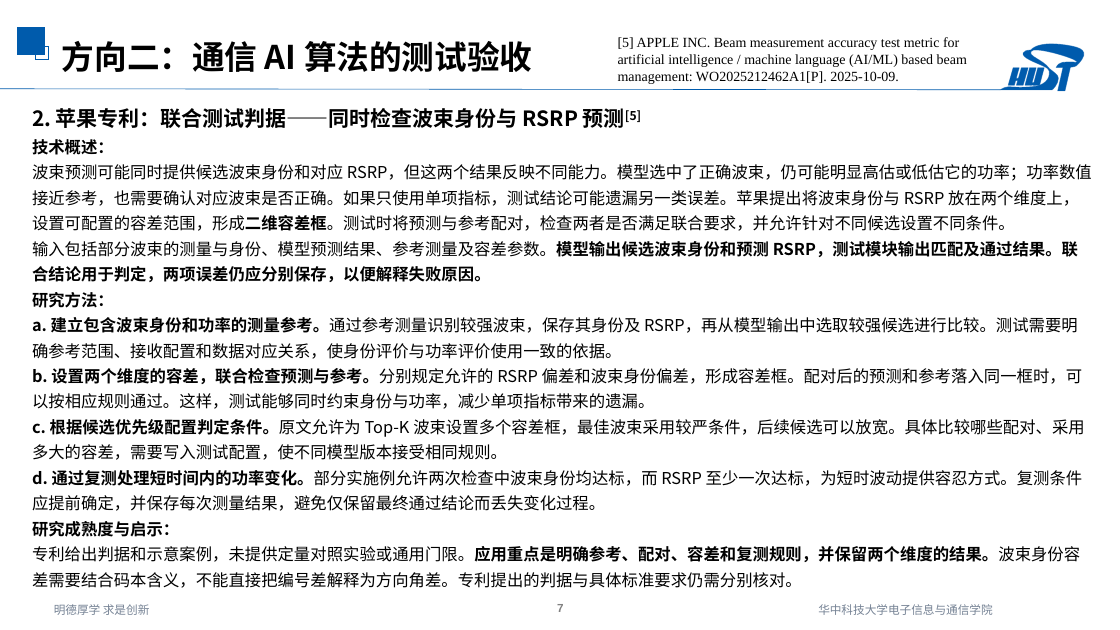
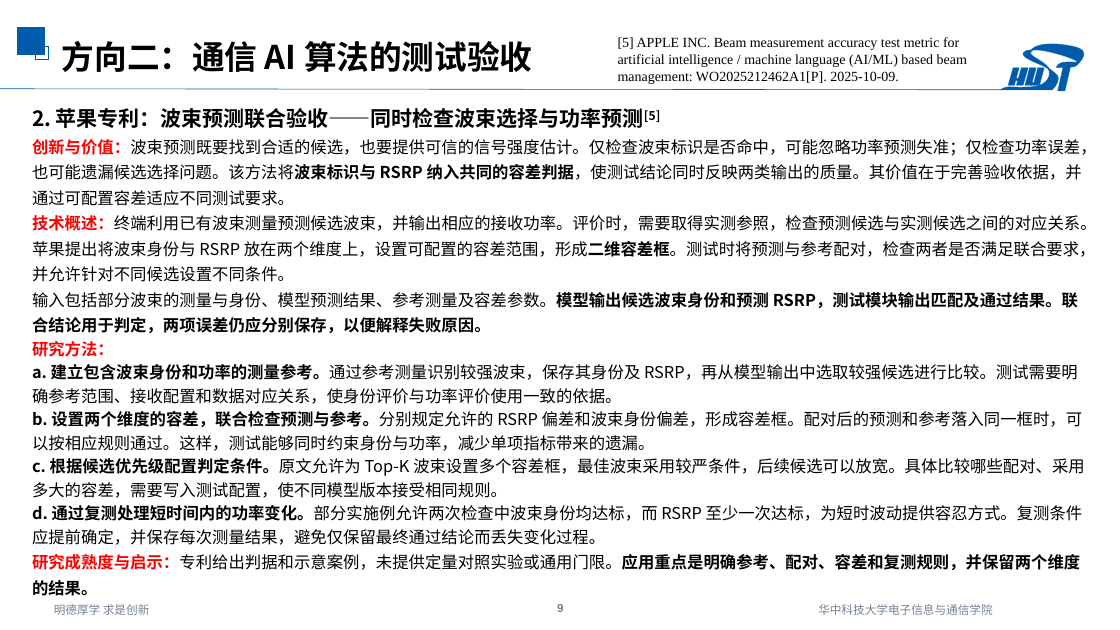
Before and after one commit to strings-pixel/self, a slide deck: slide 9 of 2026.10.10AI与通信融合研究进展调研三.pptx (slide 7 before the commit). Drawn at 1120x630 pixels with LibreOffice and Linux fonts; fonts in the diff are those of the drawing. Boxes give left, top, right and bottom in pixels: in the first picture for what was removed or moved away, otherwise in the second. Text is boxed around its words. In the diff, an @@ line names an element or a change of style, - is before the commit and + after.

```diff
--- a/2026.10.10AI与通信融合研究进展调研三.pptx
+++ b/2026.10.10AI与通信融合研究进展调研三.pptx
@@ text at <box>32,108,1097,282</box>: text changed @@
-2. 苹果专利：联合测试判据——同时检查波束身份与 RSRP 预测[5]
-技术概述：
-波束预测可能同时提供候选波束身份和对应 RSRP，但这两个结果反映不同能力。模型选中了正确波束，仍可能明显高估或低估它的功率；功率数值接近参考，也需要确认对应波束是否正确。如果只使用单项指标，测试结论可能遗漏另一类误差。苹果提出将波束身份与 RSRP 放在两个维度上，设置可配置的容差范围，形成二维容差框。测试时将预测与参考配对，检查两者是否满足联合要求，并允许针对不同候选设置不同条件。
+2. 苹果专利：波束预测联合验收——同时检查波束选择与功率预测[5]
+创新与价值：波束预测既要找到合适的候选，也要提供可信的信号强度估计。仅检查波束标识是否命中，可能忽略功率预测失准；仅检查功率误差，也可能遗漏候选选择问题。该方法将波束标识与 RSRP 纳入共同的容差判据，使测试结论同时反映两类输出的质量。其价值在于完善验收依据，并通过可配置容差适应不同测试要求。
+技术概述：终端利用已有波束测量预测候选波束，并输出相应的接收功率。评价时，需要取得实测参照，检查预测候选与实测候选之间的对应关系。苹果提出将波束身份与 RSRP 放在两个维度上，设置可配置的容差范围，形成二维容差框。测试时将预测与参考配对，检查两者是否满足联合要求，并允许针对不同候选设置不同条件。
@@ text at <box>32,341,1084,545</box>: text colour #000000 to #FF0000 in "研究方法："; line spacing 1.3 to 1.2 @@
@@ text at <box>32,554,1080,596</box>: text changed; bold on @@
-研究成熟度与启示：
-专利给出判据和示意案例，未提供定量对照实验或通用门限。应用重点是明确参考、配对、容差和复测规则，并保留两个维度的结果。波束身份容差需要结合码本含义，不能直接把编号差解释为方向角差。专利提出的判据与具体标准要求仍需分别核对。
+研究成熟度与启示：专利给出判据和示意案例，未提供定量对照实验或通用门限。应用重点是明确参考、配对、容差和复测规则，并保留两个维度的结果。
@@ page number at <box>557,604,563,612</box>: text changed @@
-7
+9
```
Also in this commit, not shown: 5 other slides changed, 2 slides added.
